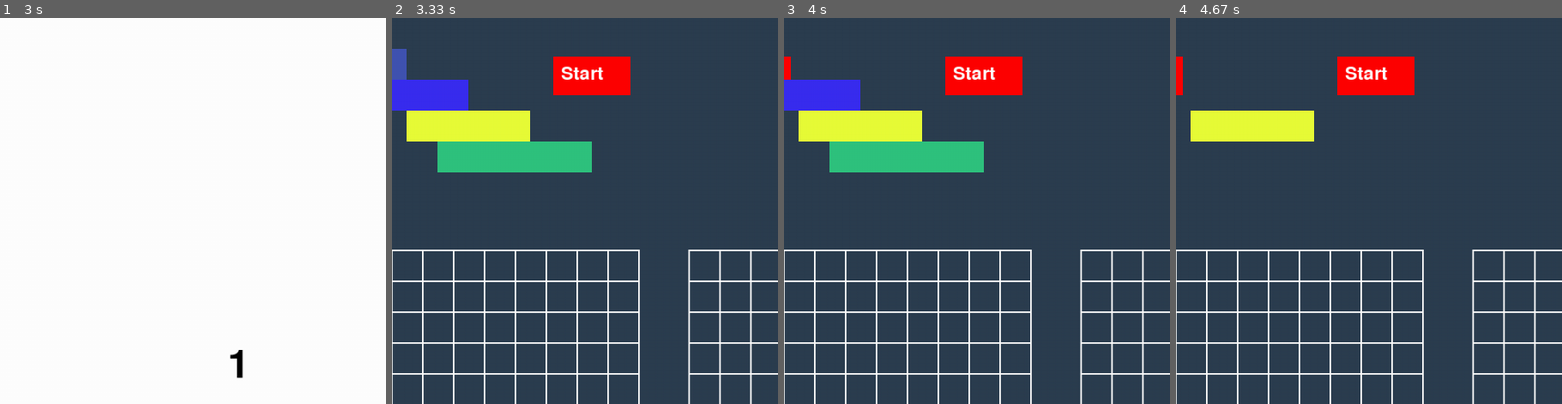
Above: before the commit, frames 1-4 (left to right).
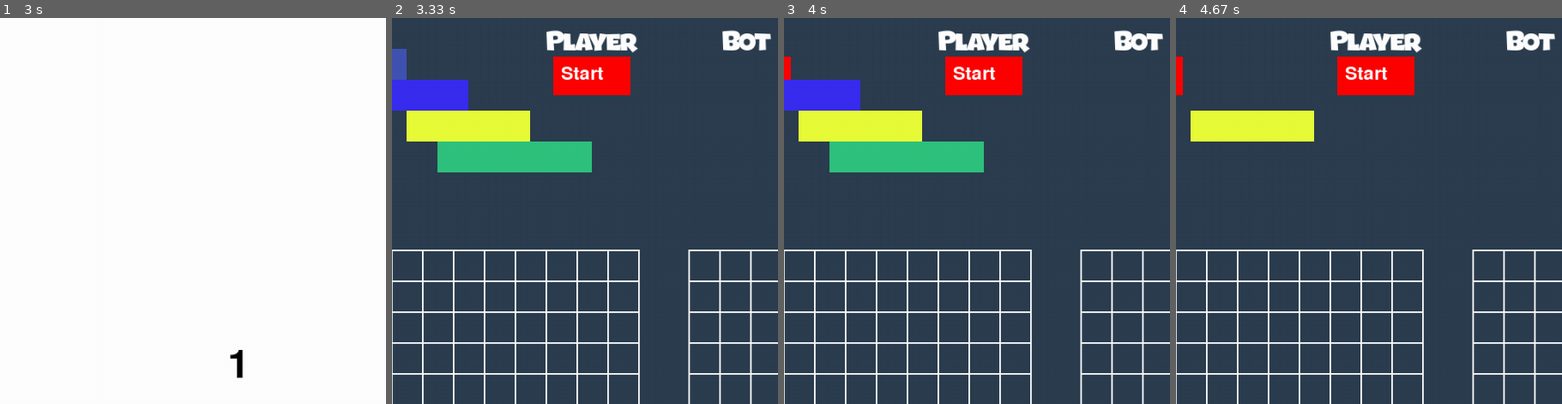
Above: after the commit, the same moments.

Repository: Marius20031/Python_pygame
Game: pygame game, started from main.py
The game is run twice, just before and just after one commit, with the same random seed, the same clock (stepped at 60 frames per second) and the same inputs.
Inputs (mouse positions are % of the whole screen's width and height, from its top left):
- Up to frame 1 (3 s): no input
- Up to frame 2 (3.33 s): no input
- Up to frame 3 (4 s): press the mouse at (12, 6) at 3.63 s; move the mouse to (22, 38) at 3.73 s; release the mouse at (32, 71) at 3.87 s; press the mouse at (18, 10) at 3.97 s
- Up to frame 4 (4.67 s): move the mouse to (37, 44) at 4.07 s; release the mouse at (56, 78) at 4.2 s; press the mouse at (30, 18) at 4.3 s; move the mouse to (57, 48) at 4.4 s; release the mouse at (84, 79) at 4.53 s; press the mouse at (10, 7) at 4.63 s
The pictures show only the part of the screen within x 14-64%, y 0-50%; the shares and areas given below are measured in that part.

Frame 1 is identical in both runs. In frame 2, 1.4% of the frame differs, in the area x 40-99%, y 3-10%; in frame 3, 1.4%; in frame 4, 1.4%.

Commit message:
Add files via upload
Importuri + font

Diff:
--- a/Functii.py
+++ b/Functii.py
@@ -1,5 +1,6 @@
 import pygame
 from Importuri import *
+from importuri_bgd import *
 def rotate_boats(selected):
     #global boats
     global boat_width_1
@@ -175,6 +176,7 @@
                 pygame.draw.rect(screen, color_3, (boat_x, boat_y, boat_width_3, boat_height_3))
             elif i == 3:
                 pygame.draw.rect(screen, color_4, (boat_x, boat_y, boat_width_4, boat_height_4))
+        afisare_playeri() #scris de mn
 
         pygame.display.flip()  # faceme update mere in running
 
--- /dev/null
+++ b/importuri_bgd.py
@@ -0,0 +1,25 @@
+import pygame
+from Functii import *
+from PIL import Image
+# Inceputul
+pygame.init()
+
+#scris de mn
+white = (255, 255, 255)
+font=pygame.font.Font("JumboSale Trial.otf",36)
+text = "Player"
+text_surface = font.render(text, True, white)
+text_rect = text_surface.get_rect()
+text_rect.center = (400, 30)
+
+text2="Bot"
+text_surface2=font.render(text2,True,white)
+text_rect2=text_surface2.get_rect()
+text_rect2.center=(600,30)
+
+
+def afisare_playeri():
+    screen.blit(text_surface, text_rect)
+    screen.blit(text_surface2, text_rect2)
+
+#pana aici scris de mn
Binary file added: JumboSale Trial.otf
